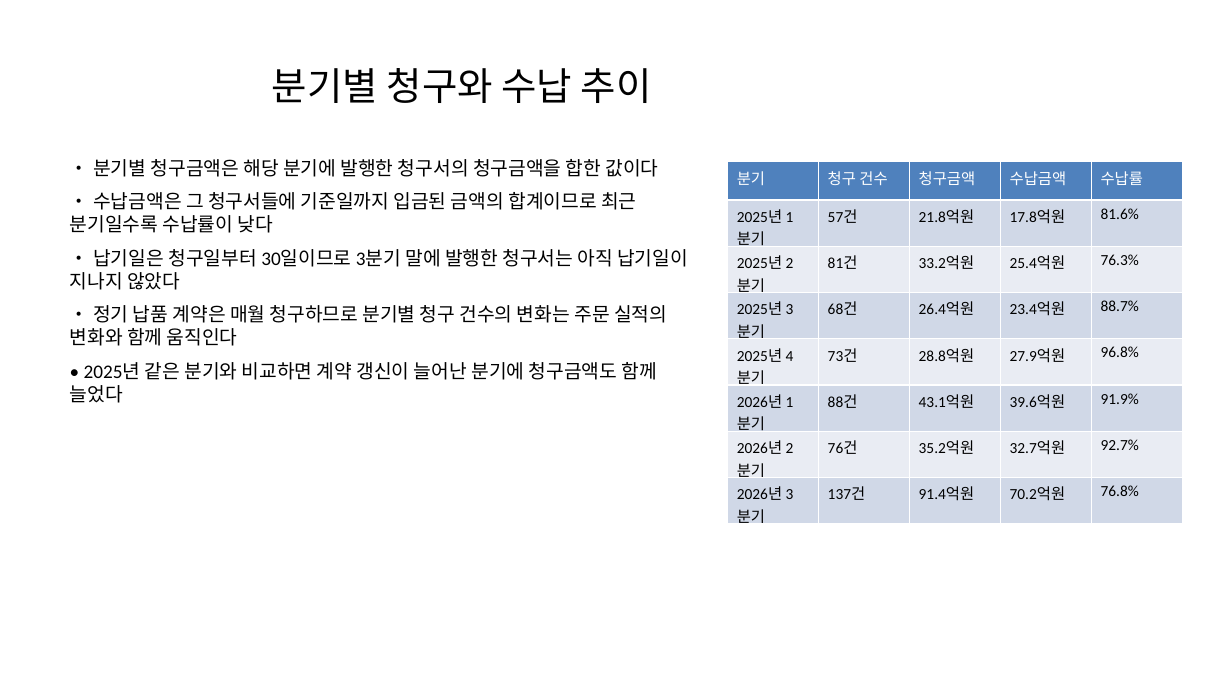
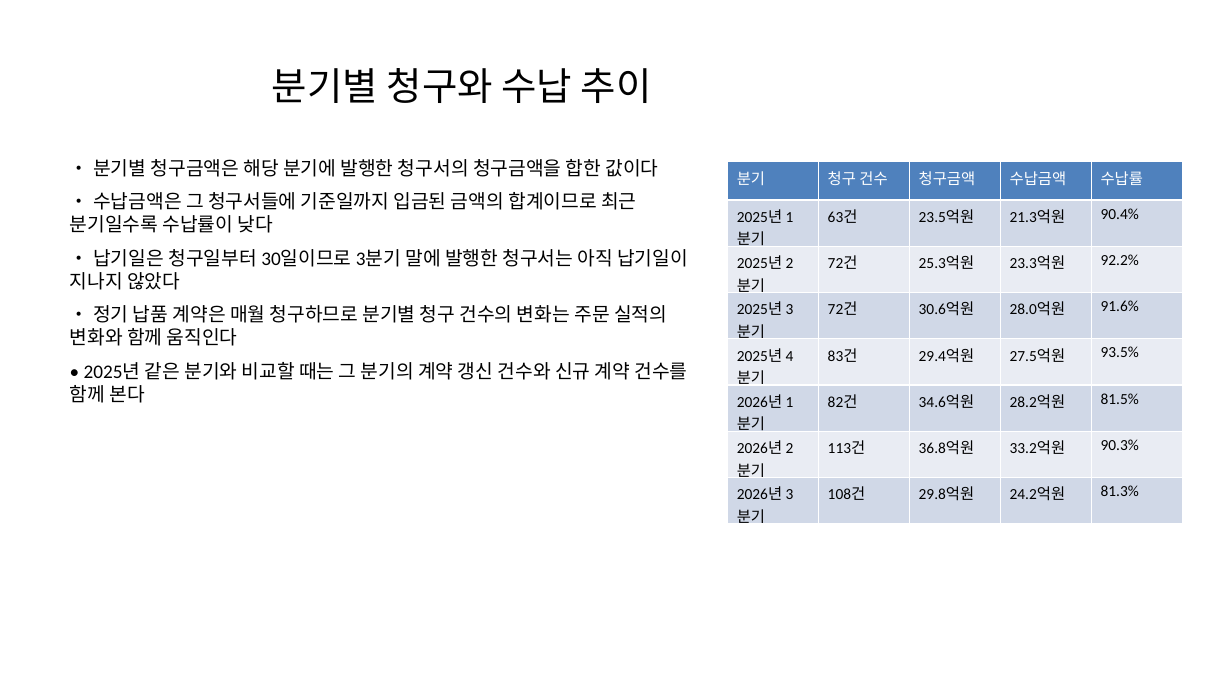
Before and after one commit to kimtoma/AutoOntology, a slide deck: slide 3 of samples/hanbit/documents/분기실적보고.pptx. Drawn at 1232x693 pixels with LibreOffice and Linux fonts; fonts in the diff are those of the drawing. Boxes give left, top, right and bottom in pixels: in the first picture for what was removed or moved away, otherwise in the second. Text is boxed around its words. In the diff, an @@ line names an element or a change of style, - is before the commit and + after.

```diff
--- a/samples/hanbit/documents/분기실적보고.pptx
+++ b/samples/hanbit/documents/분기실적보고.pptx
@@ table at (727, 162, 1180, 505) @@
-row 2: 2025년 1분기 | 57건 | 21.8억원 | 17.8억원 | 81.6%
+row 2: 2025년 1분기 | 63건 | 23.5억원 | 21.3억원 | 90.4%
-row 3: 2025년 2분기 | 81건 | 33.2억원 | 25.4억원 | 76.3%
+row 3: 2025년 2분기 | 72건 | 25.3억원 | 23.3억원 | 92.2%
-row 4: 2025년 3분기 | 68건 | 26.4억원 | 23.4억원 | 88.7%
+row 4: 2025년 3분기 | 72건 | 30.6억원 | 28.0억원 | 91.6%
-row 5: 2025년 4분기 | 73건 | 28.8억원 | 27.9억원 | 96.8%
+row 5: 2025년 4분기 | 83건 | 29.4억원 | 27.5억원 | 93.5%
-row 6: 2026년 1분기 | 88건 | 43.1억원 | 39.6억원 | 91.9%
+row 6: 2026년 1분기 | 82건 | 34.6억원 | 28.2억원 | 81.5%
-row 7: 2026년 2분기 | 76건 | 35.2억원 | 32.7억원 | 92.7%
+row 7: 2026년 2분기 | 113건 | 36.8억원 | 33.2억원 | 90.3%
-row 8: 2026년 3분기 | 137건 | 91.4억원 | 70.2억원 | 76.8%
+row 8: 2026년 3분기 | 108건 | 29.8억원 | 24.2억원 | 81.3%
@@ text at (70, 362, 687, 403): text changed @@
-• 2025년 같은 분기와 비교하면 계약 갱신이 늘어난 분기에 청구금액도 함께 늘었다
+• 2025년 같은 분기와 비교할 때는 그 분기의 계약 갱신 건수와 신규 계약 건수를 함께 본다
```
Also in this commit, not shown: 6 other slides changed, 34 other files.
